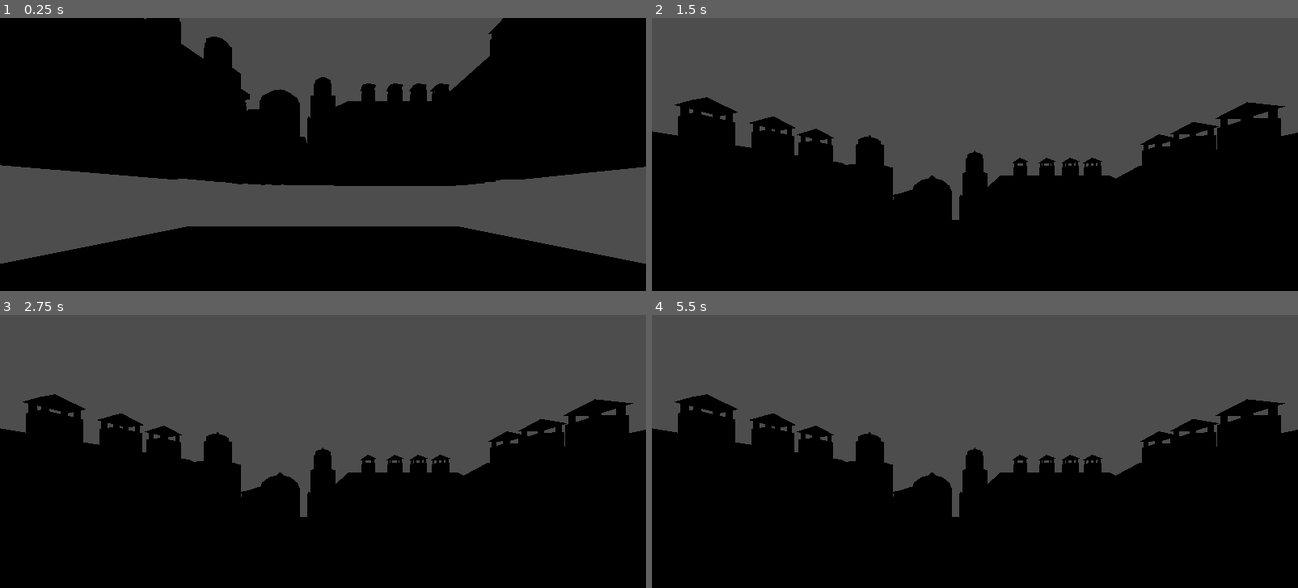
Above: before the commit, frames 1-4 (two rows, left to right).
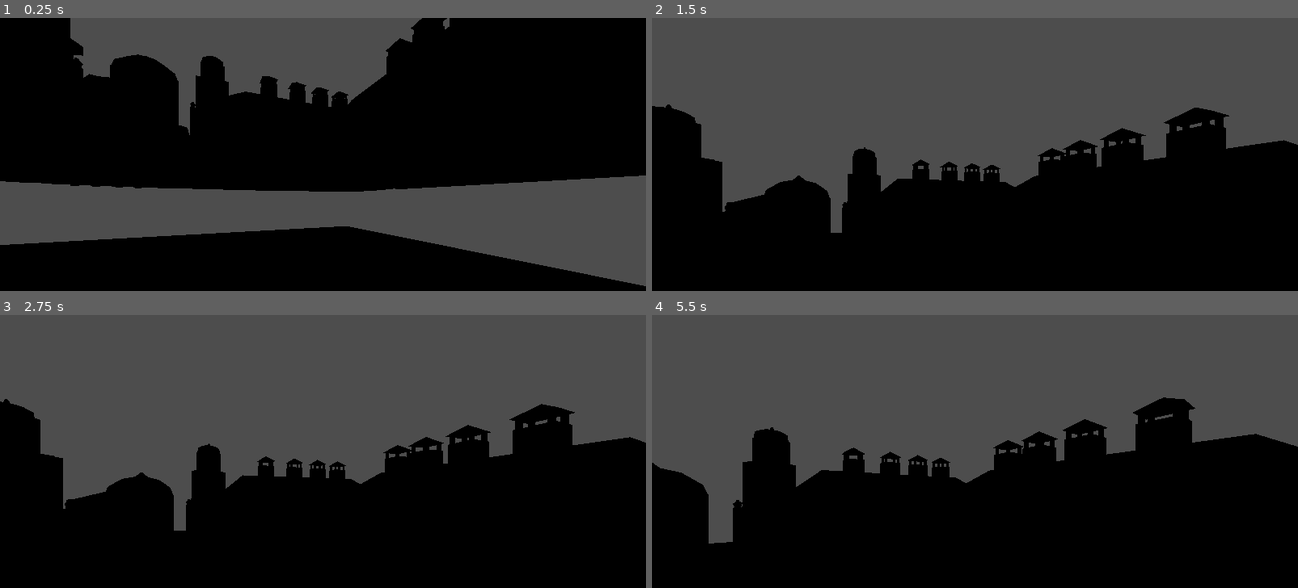
Above: after the commit, the same moments.

Repository: cg20231d/final-project-miaw
Game: Godot game, scene res://level.tscn
The game is run twice, just before and just after one commit, with the same random seed, the same clock (stepped at 60 frames per second) and the same inputs.
Inputs:
- Up to frame 1 (0.25 s): no input
- Up to frame 2 (1.5 s): tap Enter (ui_accept) at 0.5, 1.35 s; hold Enter (ui_accept) 0.53-1.28 s; hold Backspace (ui_text_backspace) from 1.28 s (still down)
- Up to frame 3 (2.75 s): tap Enter (ui_accept) at 1.52, 1.82, 2 s; release Backspace (ui_text_backspace) at 2.03 s; hold Enter (ui_accept) from 2.03 s (still down)
- Up to frame 4 (5.5 s): release Enter (ui_accept) at 2.78 s; tap Enter (ui_accept) at 2.85, 3.02, 3.32, 4.35, 4.52, 4.82 s; hold Enter (ui_accept) 3.53-4.28 s; hold Backspace (ui_text_backspace) from 3.53 s (still down); hold Enter (ui_accept) from 5.03 s (still down)

The runs differ from the first frame. In frame 1, 15% of the frame differs, in the area x 0-100%, y 0-99%; in frame 2, 11%; in frame 3, 11%; in frame 4, 12%.

Commit message:
feat: camera animation

Diff:
--- /dev/null
+++ b/Camera.gd
@@ -0,0 +1,46 @@
+extends Node
+
+@onready var animation_player = $AnimationPlayer
+
+var keyframes = []
+const keyframes_tolerance = 0.3
+
+var selected_keyframe = -1
+
+# Called when the node enters the scene tree for the first time.
+func _ready():
+	keyframes.append({"keyframe": 2})
+	keyframes.append({"keyframe": 3})
+	keyframes.sort()
+	pass # Replace with function body.
+
+
+# Called every frame. 'delta' is the elapsed time since the previous frame.
+func _process(delta):
+	if not animation_player.is_playing():
+		animation_player.play("camera_movement")
+
+	if Input.is_action_pressed("ui_accept"):
+		animation_player.speed_scale = 1
+		animation_player.advance(0)
+	elif Input.is_action_pressed("ui_text_backspace"):
+		animation_player.speed_scale = -1
+		animation_player.advance(0)
+	else:
+		animation_player.pause()
+
+	selected_keyframe = closest_keyframe(keyframes, animation_player.current_animation_position, keyframes_tolerance)
+
+	if selected_keyframe == -1:
+		print("No keyframe selected")
+	else:
+		print(keyframes[selected_keyframe])
+
+func closest_keyframe(array: Array, value: float, tolerance: float = 0.2):
+	var closest_dist = INF
+	var dist = 0
+	for index in keyframes.size():
+		dist = abs(value - keyframes[index]["keyframe"])
+		if dist <= tolerance:
+			return index
+	return -1
--- /dev/null
+++ b/Cameras.gd
@@ -0,0 +1,24 @@
+extends Node
+
+@onready var cameras = get_children()
+@onready var current_camera = 0;
+@onready var next_camera = 0;
+
+# Called when the node enters the scene tree for the first time.
+func _ready():
+	print(cameras)
+	pass # Replace with function body.
+
+
+# Called every frame. 'delta' is the elapsed time since the previous frame.
+func _process(delta):
+	if Input.is_action_pressed("ui_accept"):
+		if CameraTransition.in_transition: return
+
+		if current_camera == 0:
+			next_camera = 1
+		else:
+			next_camera = 0
+
+		CameraTransition.transition_camera3D(cameras[current_camera], cameras[next_camera], 5)
+		current_camera = next_camera
--- /dev/null
+++ b/autoload/CameraTransition.gd
@@ -0,0 +1,35 @@
+extends Node
+
+@onready var camera_3d: Camera3D = $Camera3D
+
+var in_transition: bool = false
+
+# Called when the node enters the scene tree for the first time.
+func _ready():
+	camera_3d.current = false
+
+func transition_camera3D(from: Camera3D, to: Camera3D, duration: float = 1.0):
+	if in_transition: return
+
+	# Copy parameters of the first camera
+	camera_3d.fov = from.fov
+	camera_3d.cull_mask = from.cull_mask
+
+	# Move transition camera to "from" camera position
+	camera_3d.global_transform = from.global_transform
+
+	camera_3d.current = true
+
+	in_transition = true
+
+	var tween = create_tween()
+	tween.set_parallel(true)
+	tween.set_ease(Tween.EASE_IN_OUT)
+	tween.set_trans(Tween.TRANS_CUBIC)
+	tween.tween_property(camera_3d, "global_transform", to.global_transform, duration).from(camera_3d.global_transform)
+	tween.tween_property(camera_3d, "fov", to.fov, duration).from(camera_3d.fov)
+
+	await tween.finished
+
+	to.current = true
+	in_transition = false
--- /dev/null
+++ b/autoload/CameraTransition.tscn
@@ -0,0 +1,8 @@
+[gd_scene load_steps=2 format=3 uid="uid://doaouohr3aqgt"]
+
+[ext_resource type="Script" path="res://autoload/CameraTransition.gd" id="1_nrx7e"]
+
+[node name="CameraTransition" type="Node"]
+script = ExtResource("1_nrx7e")
+
+[node name="Camera3D" type="Camera3D" parent="."]
--- a/level.tscn
+++ b/level.tscn
@@ -1,6 +1,7 @@
-[gd_scene load_steps=5 format=3 uid="uid://bx3xwguvy71uk"]
+[gd_scene load_steps=9 format=3 uid="uid://bx3xwguvy71uk"]
 
 [ext_resource type="PackedScene" uid="uid://bv2gvitg3xjfx" path="res://scene.gltf" id="1_6g5i7"]
+[ext_resource type="Script" path="res://Camera.gd" id="3_14om2"]
 
 [sub_resource type="BoxMesh" id="BoxMesh_q2r3i"]
 size = Vector3(50, 2, 50)
@@ -10,6 +11,67 @@
 
 [sub_resource type="BoxShape3D" id="BoxShape3D_o5t53"]
 size = Vector3(20, 2, 20)
+
+[sub_resource type="Animation" id="Animation_lsxgt"]
+resource_name = "camera_movement"
+length = 120.0
+tracks/0/type = "value"
+tracks/0/imported = false
+tracks/0/enabled = true
+tracks/0/path = NodePath("Camera3D:position")
+tracks/0/interp = 1
+tracks/0/loop_wrap = true
+tracks/0/keys = {
+"times": PackedFloat32Array(0, 5),
+"transitions": PackedFloat32Array(1, 1),
+"update": 0,
+"values": [Vector3(0, 6.53396, -17.2802), Vector3(-4.06477, 6.53396, -8.8104)]
+}
+tracks/1/type = "value"
+tracks/1/imported = false
+tracks/1/enabled = true
+tracks/1/path = NodePath("Camera3D:rotation")
+tracks/1/interp = 1
+tracks/1/loop_wrap = true
+tracks/1/keys = {
+"times": PackedFloat32Array(0, 5),
+"transitions": PackedFloat32Array(1, 1),
+"update": 0,
+"values": [Vector3(0, 2.70893, 0), Vector3(0, 1.64017, 0)]
+}
+
+[sub_resource type="Animation" id="Animation_wmapx"]
+length = 0.001
+tracks/0/type = "value"
+tracks/0/imported = false
+tracks/0/enabled = true
+tracks/0/path = NodePath("Camera3D:position")
+tracks/0/interp = 1
+tracks/0/loop_wrap = true
+tracks/0/keys = {
+"times": PackedFloat32Array(0),
+"transitions": PackedFloat32Array(1),
+"update": 0,
+"values": [Vector3(-4.06477, 6.53396, -8.8104)]
+}
+tracks/1/type = "value"
+tracks/1/imported = false
+tracks/1/enabled = true
+tracks/1/path = NodePath("Camera3D:rotation")
+tracks/1/interp = 1
+tracks/1/loop_wrap = true
+tracks/1/keys = {
+"times": PackedFloat32Array(0),
+"transitions": PackedFloat32Array(1),
+"update": 0,
+"values": [Vector3(0, 2.70893, 0)]
+}
+
+[sub_resource type="AnimationLibrary" id="AnimationLibrary_8knn7"]
+_data = {
+"RESET": SubResource("Animation_wmapx"),
+"camera_movement": SubResource("Animation_lsxgt")
+}
 
 [node name="Level" type="Node3D"]
 transform = Transform3D(1, 0, 0, 0, 1, 0, 0, 0, 1, 0.0553688, 0.0046196, 0.00743675)
@@ -23,9 +85,6 @@
 transform = Transform3D(1, 0, 0, 0, 1, 0, 0, 0, 1, 0.0263424, 0.0458403, 0.00200367)
 shape = SubResource("BoxShape3D_txitn")
 
-[node name="Camera3D" type="Camera3D" parent="."]
-transform = Transform3D(-1, 0, -8.74228e-08, 0, 1, 0, 8.74228e-08, 0, -1, -0.00132132, 6.01214, -19.3969)
-
 [node name="RigidBody3D" type="RigidBody3D" parent="."]
 
 [node name="scene" parent="RigidBody3D" instance=ExtResource("1_6g5i7")]
@@ -34,3 +93,28 @@
 [node name="CollisionShape3D" type="CollisionShape3D" parent="RigidBody3D"]
 transform = Transform3D(1, 0, 0, 0, 1, 0, 0, 0, 1, 0.028, 8.58365, -7.61732)
 shape = SubResource("BoxShape3D_o5t53")
+
+[node name="Cameras" type="Node" parent="."]
+
+[node name="Camera1" type="Camera3D" parent="Cameras"]
+transform = Transform3D(-1, 0, -8.74228e-08, 0, 1, 0, 8.74228e-08, 0, -1, 1.52052, 7.44667, -16.0101)
+visible = false
+current = true
+
+[node name="Camera2" type="Camera3D" parent="Cameras"]
+transform = Transform3D(1, 0, 1.74846e-07, 0, 1, 0, -1.74846e-07, 0, 1, 1.43051e-06, 9.08531, -15.3814)
+visible = false
+current = true
+
+[node name="Camera" type="Node" parent="."]
+script = ExtResource("3_14om2")
+
+[node name="Camera3D" type="Camera3D" parent="Camera"]
+transform = Transform3D(-0.907851, 0, 0.419294, 0, 1, 0, -0.419294, 0, -0.907851, -4.06477, 6.53396, -8.8104)
+current = true
+
+[node name="AnimationPlayer" type="AnimationPlayer" parent="Camera"]
+autoplay = "camera_movement"
+libraries = {
+"": SubResource("AnimationLibrary_8knn7")
+}
--- a/project.godot
+++ b/project.godot
@@ -14,3 +14,7 @@
 run/main_scene="res://level.tscn"
 config/features=PackedStringArray("4.1", "Forward Plus")
 config/icon="res://icon.svg"
+
+[autoload]
+
+CameraTransition="*res://autoload/CameraTransition.tscn"
